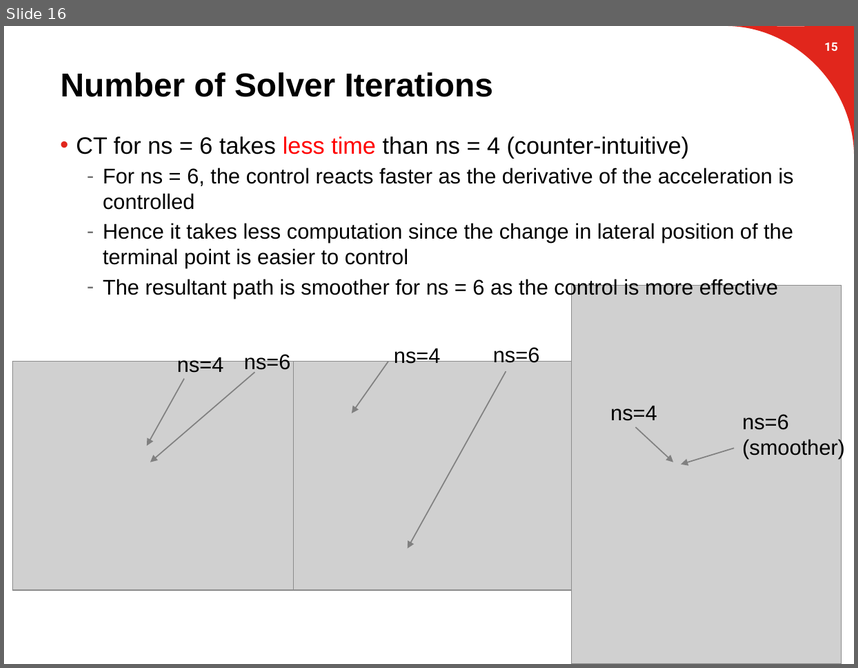
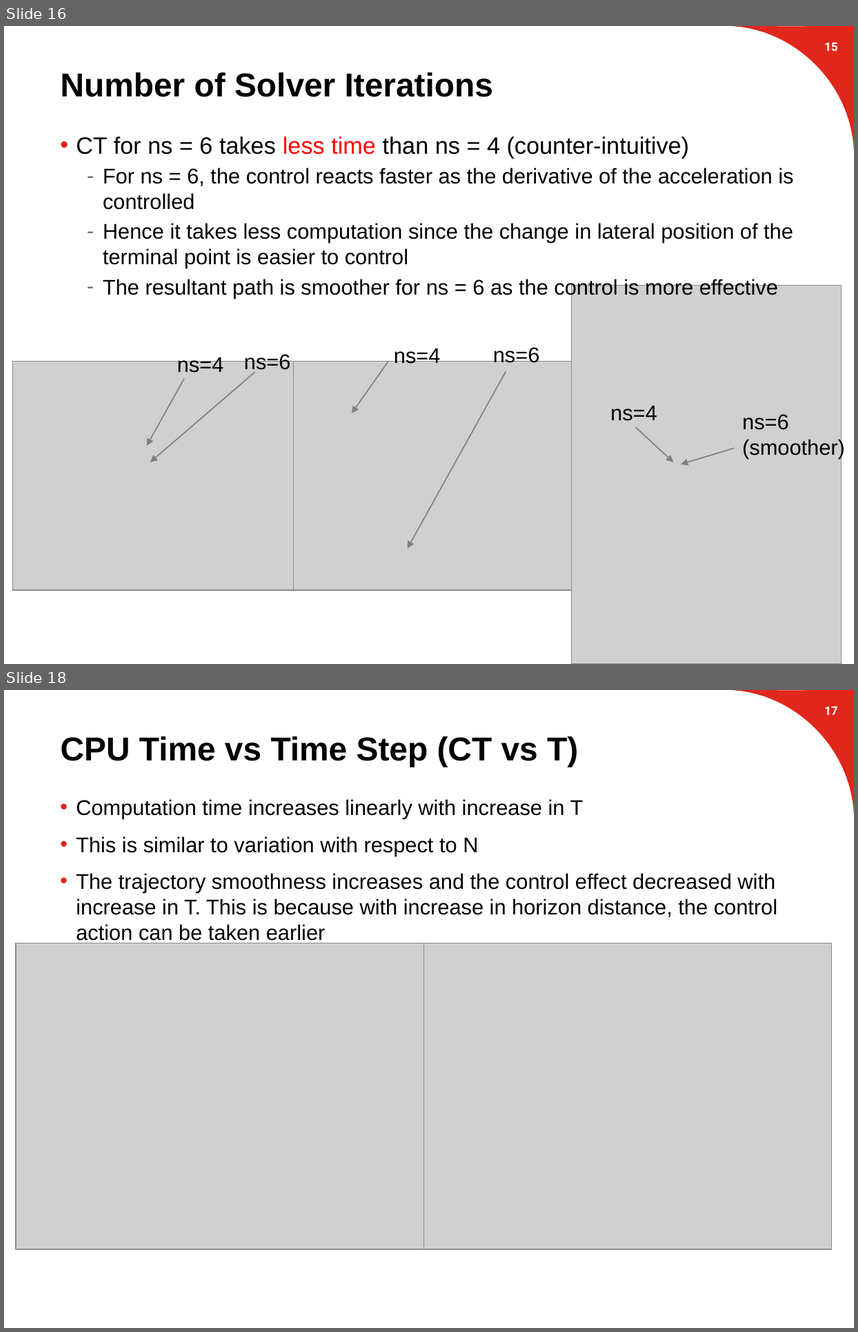
Before and after one commit to suvoganguli/GIG-MPC-Laplacian, a slide deck: 2D Results (03-19-2018).pptx. Shown one above the other, each under a label of ours: slide 16 before the commit, slides 16 and 18 after it; the slides between them are not shown. The pictures are 858x668 and 858x1332 pixels, drawn with LibreOffice and Linux fonts; fonts in the diff are those of the drawing; grey boxes stand for pictures; background and template pictures are left out. Boxes give left, top, right and bottom in pixels: in the first picture for what was removed or moved away, otherwise in the second. Text is boxed around its words. In the diff, an @@ line names an element or a change of style, - is before the commit and + after.

Commit message:
updated ppt with design tradeoff plots for variation in (N,T)

```diff
--- a/2D Results (03-19-2018).pptx
+++ b/2D Results (03-19-2018).pptx
@@ slide 18 added at (x1=4, y1=690, x2=854, y2=1328), background #FFFFFF; not listed: 1 template element that a slide beside it also shows @@
@@ page number added at (x1=824, y1=706, x2=838, y2=715), 10 pt, text #FFFFFF, bold @@
+17
@@ title added at (x1=61, y1=736, x2=578, y2=767), 28 pt, text #000000, bold @@
+CPU Time vs Time Step (CT vs T)
@@ text added at (x1=76, y1=799, x2=777, y2=943), 18 pt, text #000000 @@
+• Computation time increases linearly with increase in T
+• This is similar to variation with respect to N
+• The trajectory smoothness increases and the control effect decreased with increase in T. This is because with increase in horizon distance, the control action can be taken earlier
@@ picture added at (x1=16, y1=943, x2=424, y2=1248) @@
@@ picture added at (x1=424, y1=943, x2=832, y2=1248) @@
```
Also in this commit, not shown: 7 slides changed, 3 other slides added, 2 slides removed.
